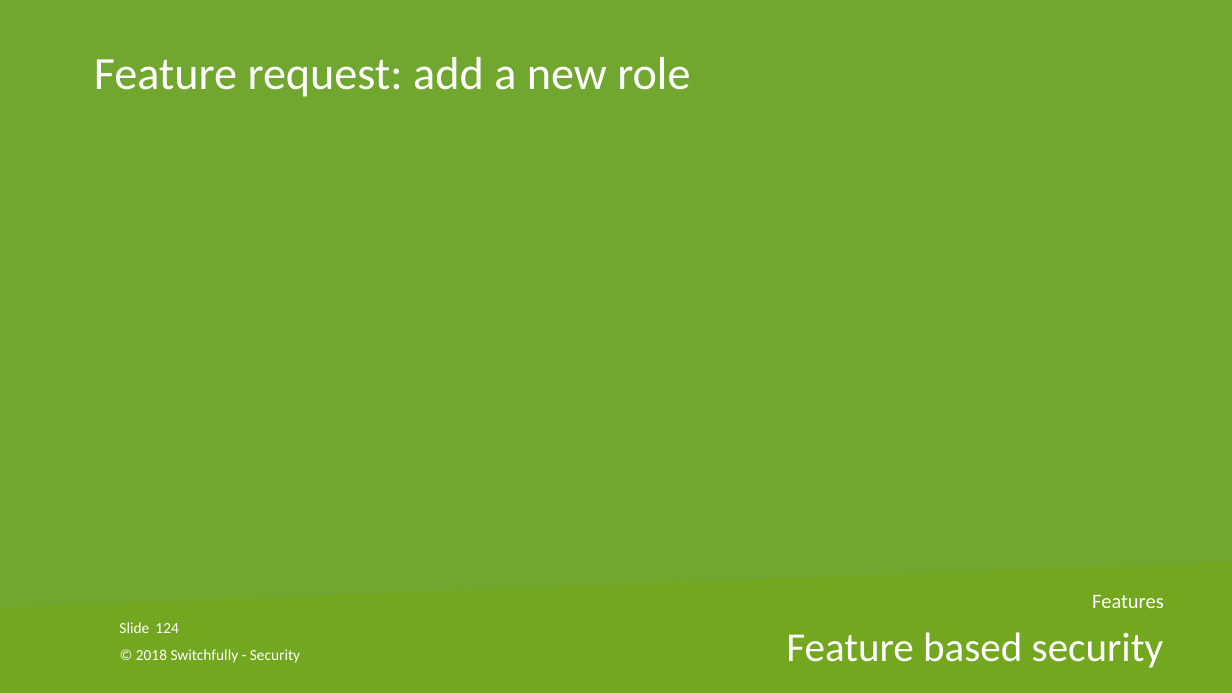
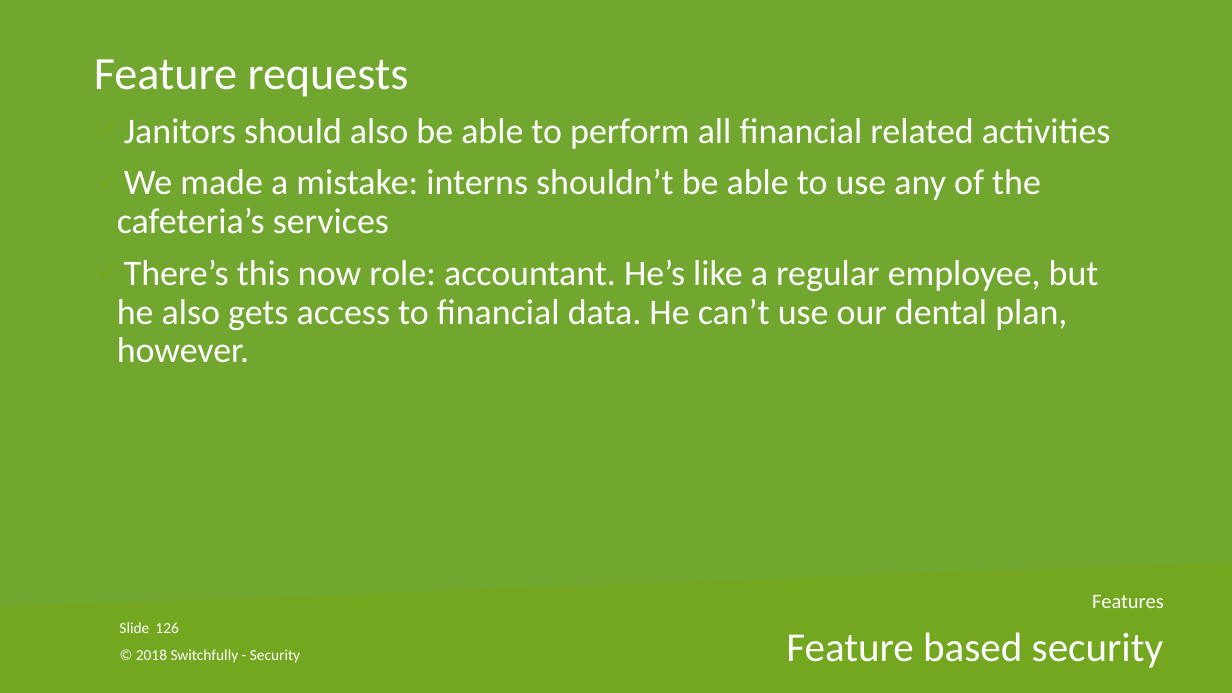
Before and after one commit to nielsjani/switchfully-security, a slide deck: slide 126 of powerpoint/switchfully-security@Cegeka.pptx (slide 124 before the commit). Drawn at 1232x693 pixels with LibreOffice and Linux fonts; fonts in the diff are those of the drawing; background and template pictures are left out. Boxes give left, top, right and bottom in pixels: in the first picture for what was removed or moved away, otherwise in the second. Text is boxed around its words. In the diff, an @@ line names an element or a change of style, - is before the commit and + after.

```diff
--- a/powerpoint/switchfully-security@Cegeka.pptx
+++ b/powerpoint/switchfully-security@Cegeka.pptx
@@ text at [94, 59, 1111, 363]: text changed; size 36 to 28 pt @@
-Feature request: add a new role
+Feature requests
+✓ Janitors should also be able to perform all financial related activities
+✓ We made a mistake: interns shouldn’t be able to use any of the cafeteria’s services
+✓ There’s this now role: accountant. He’s like a regular employee, but he also gets access to financial data. He can’t use our dental plan, however.
@@ page number at [155, 622, 178, 633]: text changed @@
-124
+126
```
Also in this commit, not shown: 4 other slides changed, 6 slides added, 1 slide removed.
